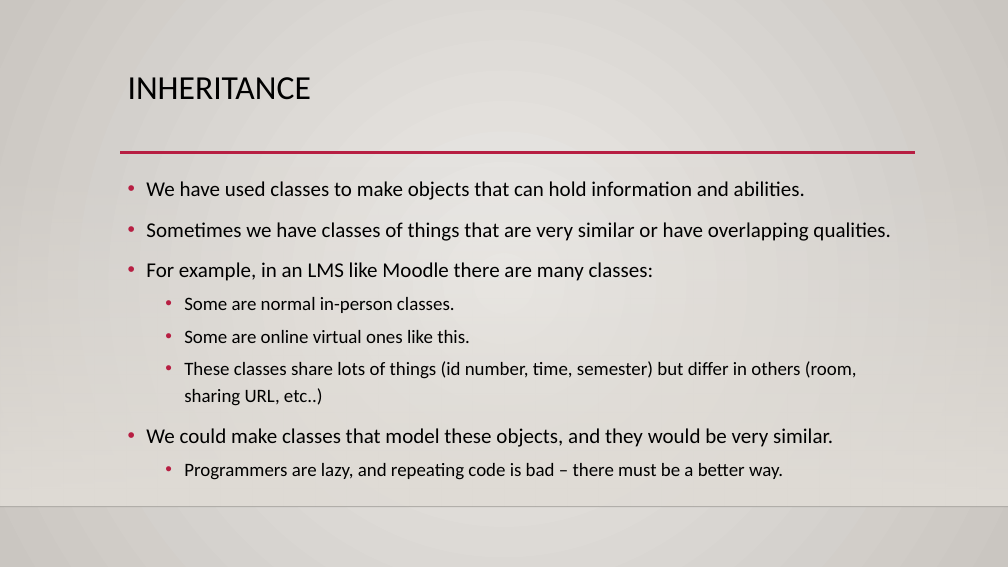
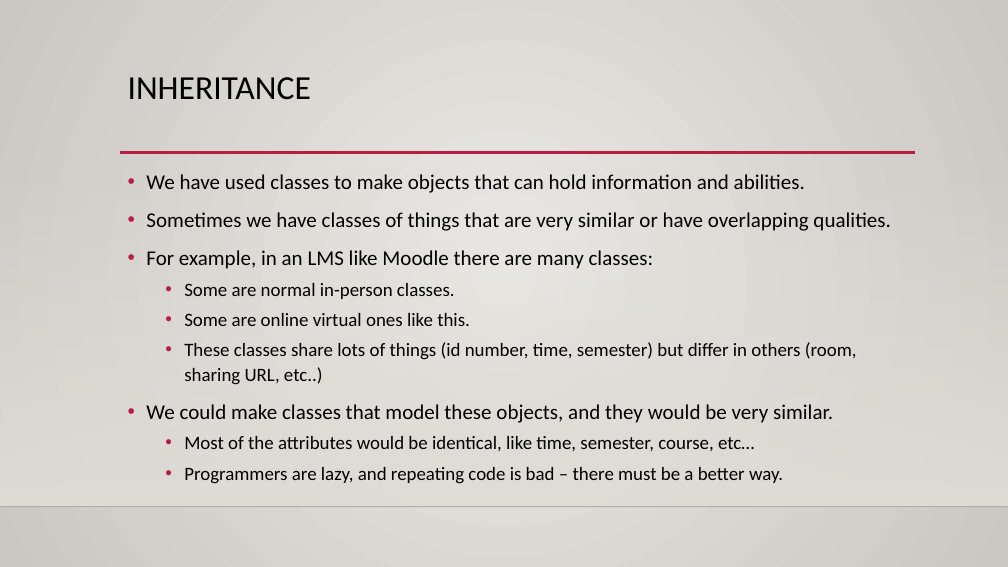
Before and after one commit to okohnkay/Programming_Basics_for_ML, a slide deck: slide 6 of course_material/slides/inheritance.pptx (slide 3 before the commit). Drawn at 1008x567 pixels with LibreOffice and Linux fonts; fonts in the diff are those of the drawing; background and template pictures are left out. Boxes give left, top, right and bottom in pixels: in the first picture for what was removed or moved away, otherwise in the second. Text is boxed around its words. In the diff, an @@ line names an element or a change of style, - is before the commit and + after.

```diff
--- a/course_material/slides/inheritance.pptx
+++ b/course_material/slides/inheritance.pptx
@@ text at bbox=[146, 174, 890, 484]: line spacing 1.2 to 1.1 @@
@@ text at bbox=[184, 436, 754, 451]: paragraph added @@
+  • Most of the attributes would be identical, like time, semester, course, etc…
```
Also in this commit, not shown: 2 other slides changed, 6 slides added, 1 slide removed.
